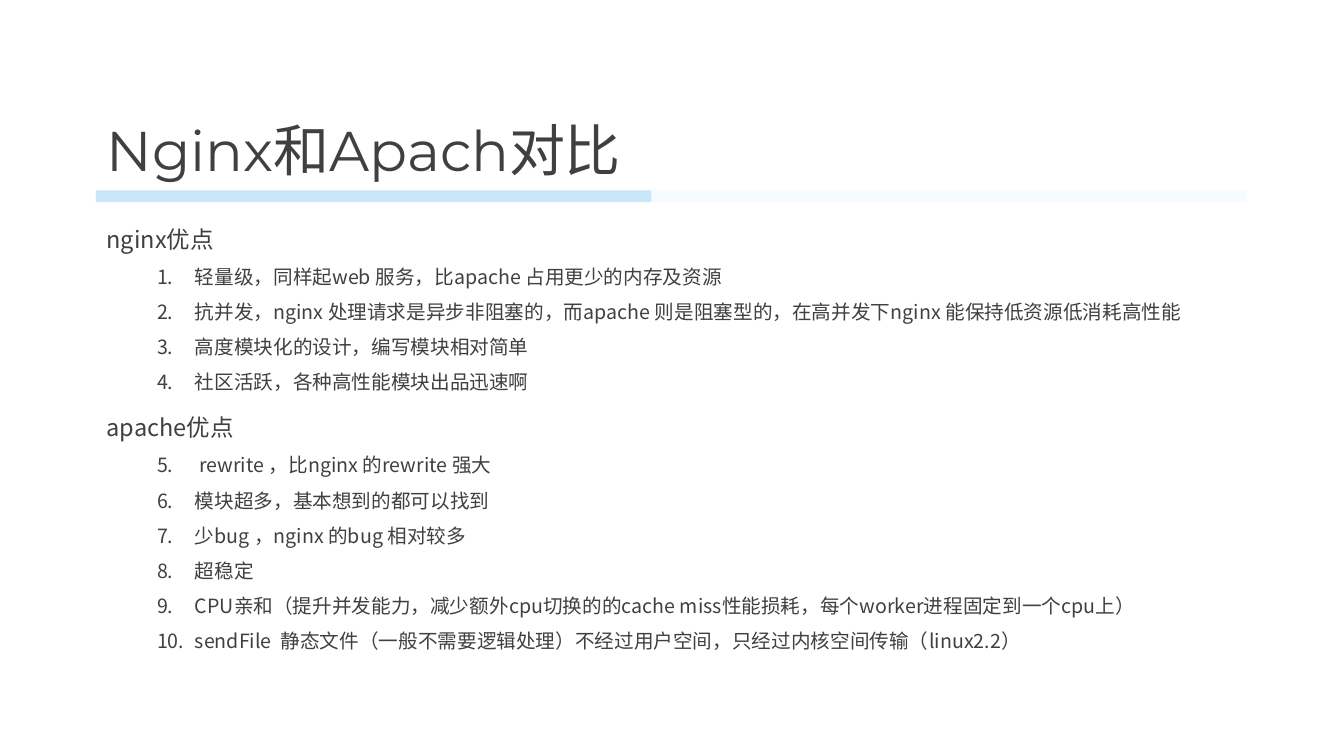
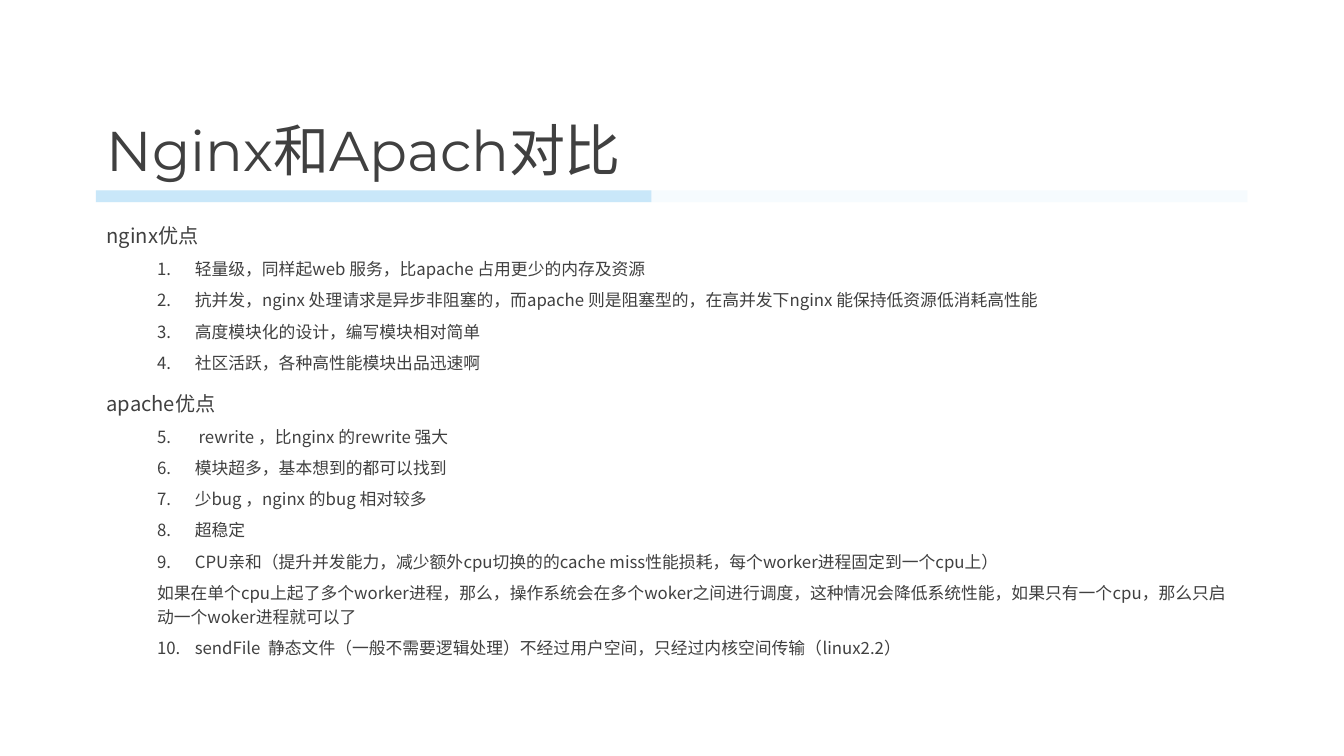
Before and after one commit to kakaisaname/php, a slide deck: slide 5 of nginx/Nginx.pptx. Drawn at 1344x756 pixels with LibreOffice and Linux fonts; fonts in the diff are those of the drawing; background and template pictures are left out. Boxes give left, top, right and bottom in pixels: in the first picture for what was removed or moved away, otherwise in the second. Text is boxed around its words. In the diff, an @@ line names an element or a change of style, - is before the commit and + after.

```diff
--- a/nginx/Nginx.pptx
+++ b/nginx/Nginx.pptx
@@ text at <box>107,226,1037,656</box>: size 16.8 to 14.4 pt in "nginx优点", "apache优点"; size 14 to 12 pt in "轻量级，同样起web 服务，比apache 占用更少的内存及资源", "抗并发，nginx 处理请求是异步非阻塞的，而apache 则是阻塞型的，在高并发下nginx 能保持低资源低消耗高性能", "高度模块化的设计，编写模块相对简单", "社区活跃，各种高性能模块出品迅速啊" and 6 more places @@
@@ text at <box>157,585,1226,625</box>: paragraph added @@
+  如果在单个cpu上起了多个worker进程，那么，操作系统会在多个woker之间进行调度，这种情况会降低系统性能，如果只有一个cpu，那么只启动一个woker进程就可以了
```
Also in this commit, not shown: 18 other slides changed, 4 slides added, 3 slides removed.
